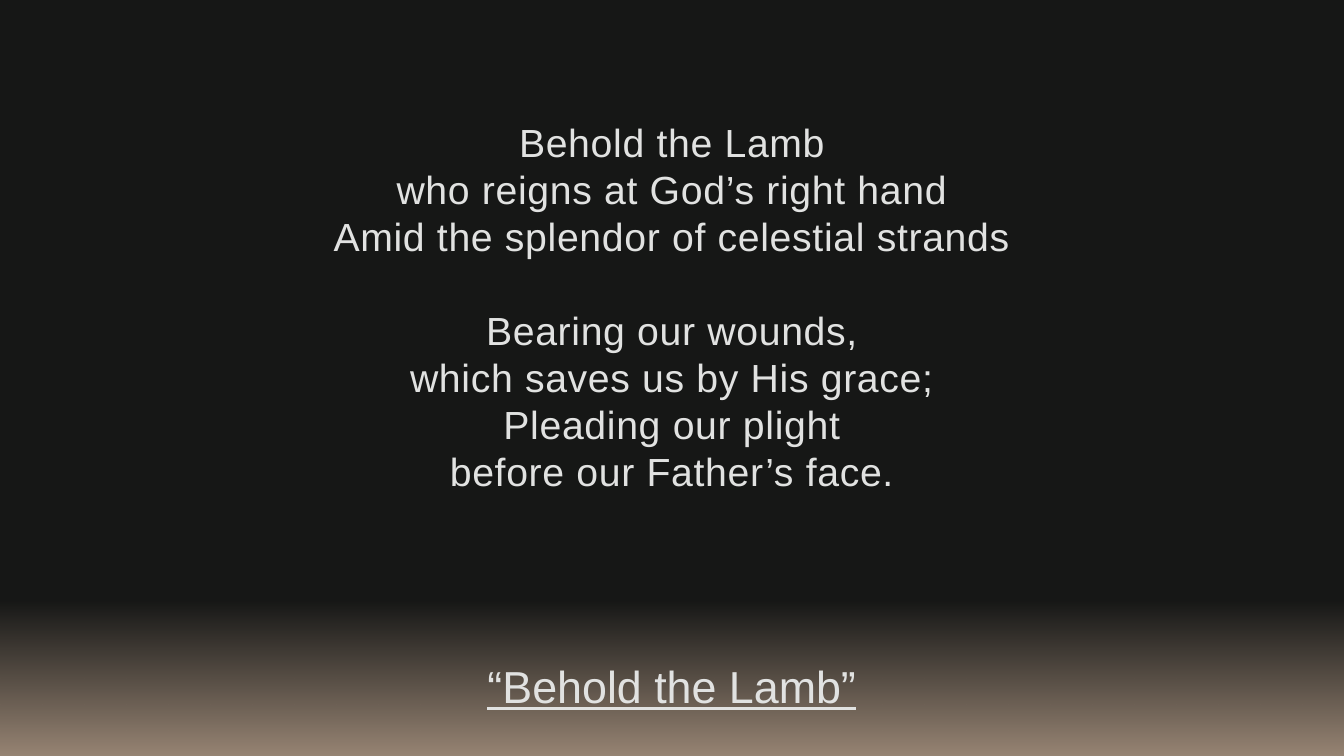
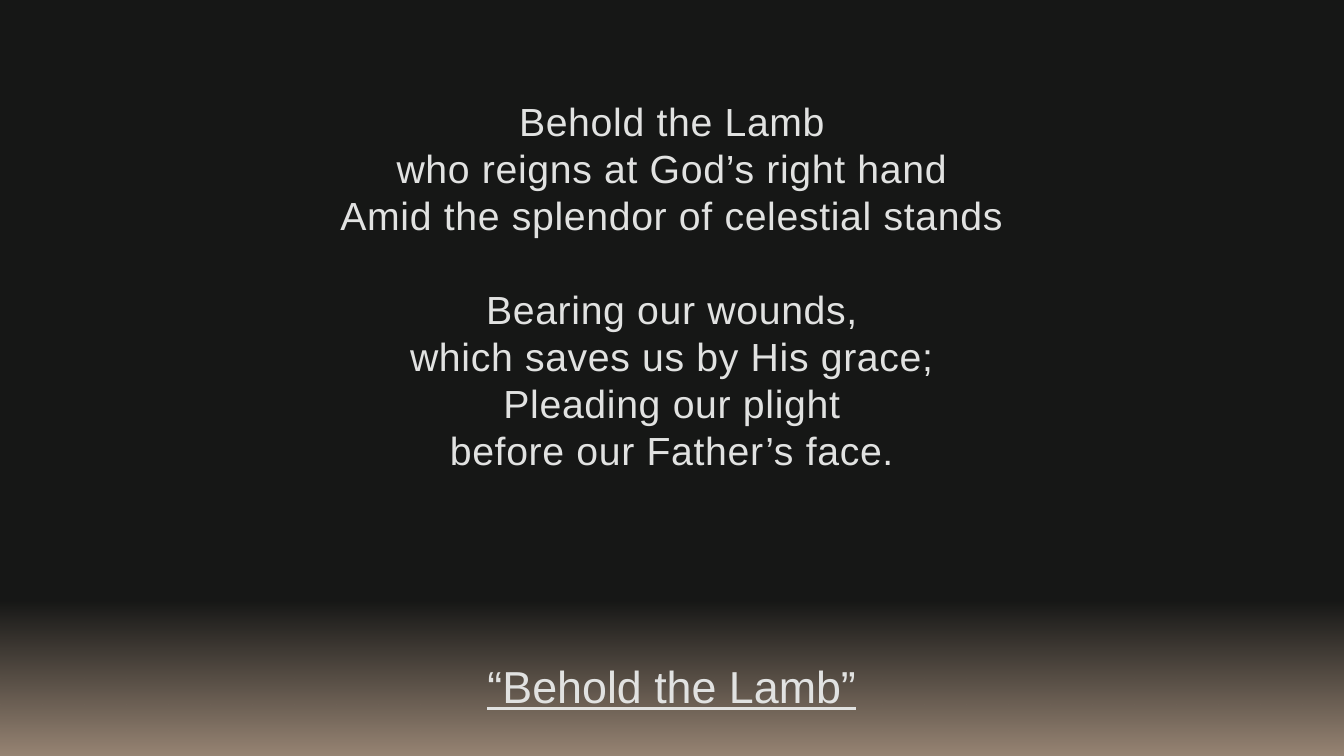
Before and after one commit to kevinmcmilian/ZarahemlaHymnPPTs, a slide deck: slide 1 of i - Behold the Lamb (Moore).pptx. Drawn at 1344x756 pixels with LibreOffice and Linux fonts; fonts in the diff are those of the drawing. Boxes give left, top, right and bottom in pixels: in the first picture for what was removed or moved away, otherwise in the second. Text is boxed around its words. In the diff, an @@ line names an element or a change of style, - is before the commit and + after.

```diff
--- a/i - Behold the Lamb (Moore).pptx
+++ b/i - Behold the Lamb (Moore).pptx
@@ text "Behold the Lamb" moved from (x1=334, y1=128, x2=1009, y2=487) to (x1=340, y1=107, x2=1003, y2=466) @@
@@ text at (x1=340, y1=201, x2=1003, y2=238): text changed @@
-Amid the splendor of celestial strands
+Amid the splendor of celestial stands
```
Also in this commit, not shown: 3 other slides changed, 19 other files.
